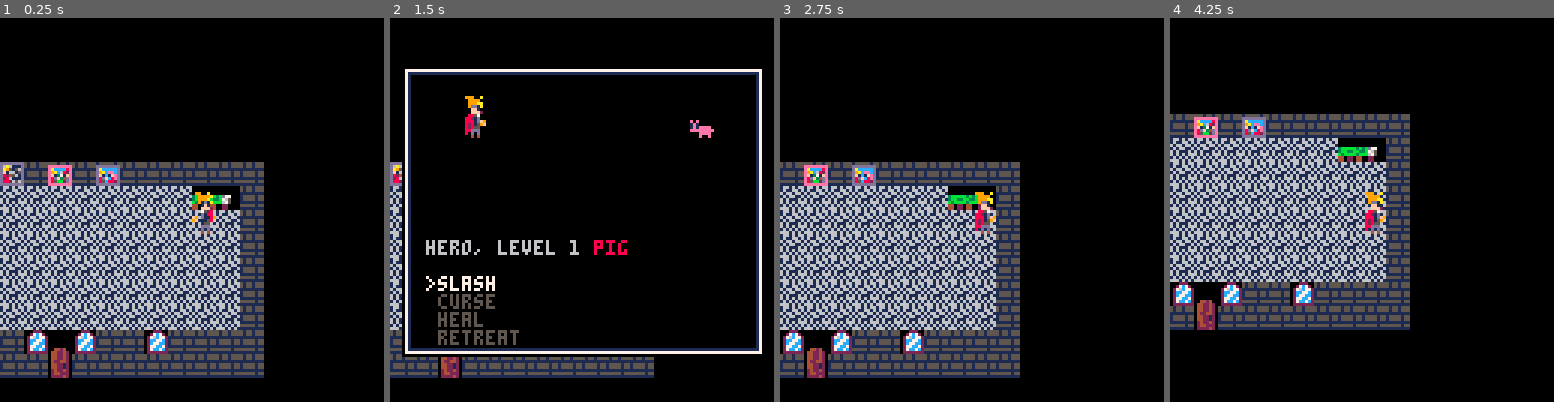
Above: before the commit, frames 1-4 (left to right).
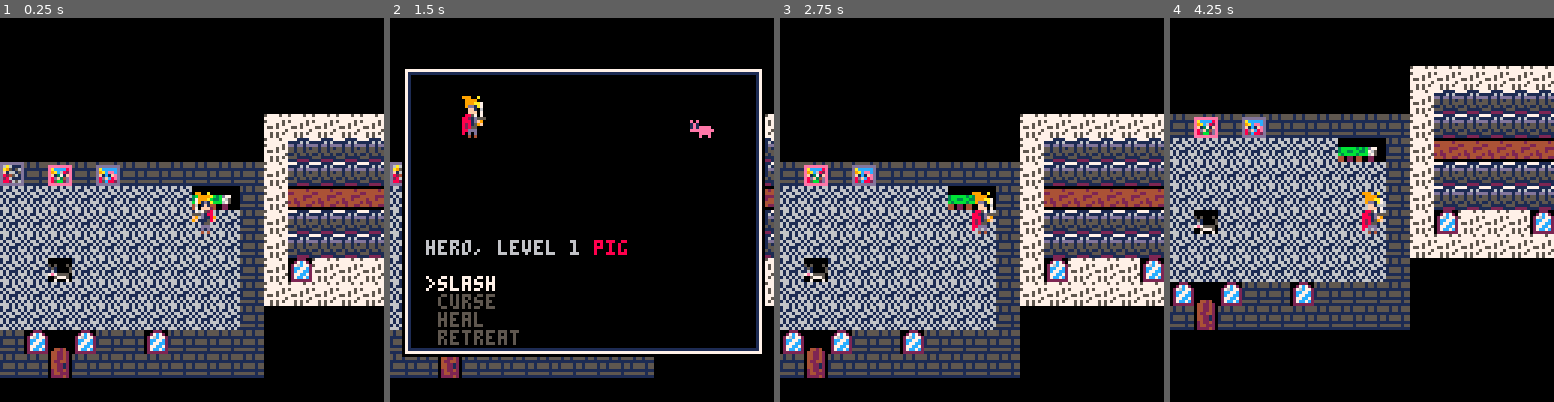
Above: after the commit, the same moments.

Repository: SestrenExsis/LD48_Deeper_and_Deeper
Game: PICO-8 cartridge deeper_ldjam48.p8
Same seed, same stepped clock (60 frames per second), same inputs: the game is played once before the commit and once after it.
Inputs:
- Up to frame 1 (0.25 s): no input
- Up to frame 2 (1.5 s): tap X (X key) at 0.33, 1.07 s; tap O (Z key) at 0.7 s
- Up to frame 3 (2.75 s): hold Right 1.6-2.1 s; tap O (Z key) at 1.7, 2.1, 2.5 s; tap X (X key) at 1.85 s; hold Up 2.15-2.42 s; hold Right from 2.47 s (still down)
- Up to frame 4 (4.25 s): tap O (Z key) every 0.4 s from 2.9 to 4.1 s; tap X (X key) at 2.97, 4.08 s; release Right at 3.03 s; hold Left 3.08-3.58 s; hold Down 3.63-3.97 s; hold Right from 4.02 s (still down)

The runs differ from the first frame. In frame 1, 16% of the frame differs, in the area x 12-100%, y 25-75%; in frame 2, 1.5%; in frame 3, 19%, in the area x 6-100%, y 25-75%; in frame 4, 19%.

Commit message:
Add new sounds and graphics

Diff:
--- a/deeper_ldjam48.p8
+++ b/deeper_ldjam48.p8
@@ -370,46 +370,50 @@
 
 
 __gff__
-0000000000000000000101000000000001000000000000010000000101000000000000010001000000000000010000000101010101010000000000010100000000000000000000000000000000000000000000000000000000000000000000000000000000000000000000000000000000000000000000000000000000000000
+0000000000000000000101010000000001000000000000010000000101000000000000010001000000000000010000000101010000000000000000010100000000000000000000000000000000000000000000000000000000000000000000000000000000000000000000000000000000000000000000000000000000000000
 0000000000000000000000000000000000000000000000000000000000000000000000000000000000000000000000000000000000000000000000000000000000000000000000000000000000000000000000000000000000000000000000000000000000000000000000000000000000000000000000000000000000000000
 __map__
-3227272727272727272727272727272732323232323232323232323232323232323232323232323232323232323232323232323232323232323232323232323232323232323232323232323232323232323232323232323232323232323232323232323232323232323232323232323232323232323232323232323232323232
-2820202020202020202020202020202032323232323232323232323232323232323232323232323232323232323232323232323232323232323232323232323232323232323232323232323232323232323232323232323232323232323232323232323232323232323232323232323232323232323232323232323232323232
-2820202020202020202020202020202032323232323232323232323232323232323232323232323232323232323232323232323232323232323232323232323232323232323232323232323232323232323232323232323232323232323232323232323232323232323232323232323232323232323232323232323232323232
-2820203232323232323232323232323232323232323232323232323232323232323232323232323232323232323232323232323232323232323232323232323232323232323232323232323232323232323232323232323232323232323232323232323232323232323232323232323232323232323232323232323232323232
-2820203232323232323232323232323232323232323232323232323232323232323232323232323232323232323232323232323232323232323232323232323232323232323232323232323232323232323232323232323232323232323232323232323232323232323232323232323232323232323232323232323232323232
-2820203224323232323232323232323232323232323232323232323232323232323232323232323232323232323232323232323232323232323232323232323232323232323232323232323232323232323232323232323232323232323232323232323232323232323232323232323232323232323232323232323232323232
-2820203232323232323232323232323232323232323232323232323232323232323232323232323232323232323232323232323232323232323232323232323232323232323232323232323232323232323232323232323232323232323232323232323232323232323232323232323232323232323232323232323232323232
-2820203232323232322432323232323232323232323232323232323232323232323232323232323232323232323232323232323232323232323232323232323232323232323232323232323232323232323232323232323232323232323232323232323232323232323232323232323232323232323232323232323232323232
-2820203232323232323232323232323232323232323230103232323232323232323232323232323232323232323232323232323232323232323232323232323232323232323232323232323232323232323232323232323232323232323232323232323232323232323232323232323232323232323232323232323232323232
-2820203232323232322332323232323232323232323022221032323232323232323232323232323232323232323232323232323232323232323232323232323232323232323232323232323232323232323232323232323232323232323232323232323232323232323232323232323232323232323232323232323232323232
-2820203232323232302210323232323232323232302222222210323232323232323232323232323232323232323232323232323232323232323232323232323232323232323232323232323232323232323232323232323232323232323232323232323232323232323232323232323232323232323232323232323232323232
-2820200406060630222222101a1a1a1a1a1a3232202020202020323232323232323232323232323232323232323232323232323232323232323232323232323232323232323232323232323232323232323232323232323232323232323232323232323232323232323232323232323232323232323232323232323232323232
-2820201632083220202020201a1a1a1a1a1c3232202020202020323232323232323232323232323232323232323232323232323232323232323232323232323232323232323232323232323232323232323232323232323232323232323232323232323232323232323232323232323232323232323232323232323232323232
-2820201632193226262126261a1a1a1a1a32323220202c2c2020323232323232323232323232323232323232323232323232323232323232323232323232323232323232323232323232323232323232323232323232323232323232323232323232323232323232323232323232323232323232323232323232323232323232
-2820201619323220203120201a1a1a1a1a1b323220203b3c2020323232323232323232323232323232323232323232323232323232323232323232323232323232323232323232323232323232323232323232323232323232323232323232323232323232323232323232323232323232323232323232323232323232323232
-2820201406060615323232321a2a2a1a2a2a3232272732322727323232323232323232323232323232323232323232323232323232323232323232323232323232323232323232323232323232323232323232323232323232323232323232323232323232323232323232323232323232323232323232323232323232323232
-2820203232323232323232090909090909093232323232323232323232323232323232323232323232323232323232323232323232323232323232323232323232323232323232323232323232323232323232323232323232323232323232323232323232323232323232323232323232323232323232323232323232323232
-2820201a1a2a1c2a1a1c1b2a1a2a1a2a2a1a1a32323232323232323232323232323232323232323232323232323232323232323232323232323232323232323232323232323232323232323232323232323232323232323232323232323232323232323232323232323232323232323232323232323232323232323232323232
-2820202a2a2a2a2a2a2a2a2a2a2a2a2a2a2a1a32323232323232323232323232323232323232323232323232323232323232323232323232323232323232323232323232323232323232323232323232323232323232323232323232323232323232323232323232323232323232323232323232323232323232323232323232
-2820202a2a2a2a2a2a2a2a2a2a2a2a2a2a2a1a32323232323232323232323232323232323232323232323232323232323232323232323232323232323232323232323232323232323232323232323232323232323232323232323232323232323232323232323232323232323232323232323232323232323232323232323232
-2820202a2a2a2a2a2a2a2a2a2a2a2a2a2a2a3232323232323232323232323232323232323232323232323232323232323232323232323232323232323232323232323232323232323232323232323232323232323232323232323232323232323232323232323232323232323232323232323232323232323232323232323232
-2820202a2a2a2a2a2a2a2a2a2a2a2a2a2a2a3232323232323232323232323232323232323232323232323232323232323232323232323232323232323232323232323232323232323232323232323232323232323232323232323232323232323232323232323232323232323232323232323232323232323232323232323232
-2820202a2a2a2a2a2a2a2a2a2a2a2a2a2a2a3232323232323232323232323232323232323232323232323232323232323232323232323232323232323232323232323232323232323232323232323232323232323232323232323232323232323232323232323232323232323232323232323232323232323232323232323232
-2820203232323232321a32323232323232323232323232323232323232323232323232323232323232323232323232323232323232323232323232323232323232323232323232323232323232323232323232323232323232323232323232323232323232323232323232323232323232323232323232323232323232323232
-28202032323232321b1a1c323232323232323232323232323232323232323232323232323232323232323232323232323232323232323232323232323232323232323232323232323232323232323232323232323232323232323232323232323232323232323232323232323232323232323232323232323232323232323232
-00000032323232321a1a1a323232323232323232323232323232323232323232323232323232323232323232323232323232323232323232323232323232323232323232323232323232323232323232323232323232323232323232323232323232323232323232323232323232323232323232323232323232323232323232
-00000032323232321a1a1a323232323232323232323232323232323232323232323232323232323232323232323232323232323232323232323232323232323232323232323232323232323232323232323232323232323232323232323232323232323232323232323232323232323232323232323232323232323232323232
-00000032323232321a1a1a323232323232323232323232323232323232323232323232323232323232323232323232323232323232323232323232323232323232323232323232323232323232323232323232323232323232323232323232323232323232323232323232323232323232323232323232323232323232323232
-0000000000000000000000000000000000003232323232323232323232323232323232323232323232323232323232323232323232323232323232323232323232323232323232323232323232323232323232323232323232323232323232323232323232323232323232323232323232323232323232323232323232323232
-0000000000000000000000000000000000003232323232323232323232323232323232323232323232323232323232323232323232323232323232323232323232323232323232323232323232323232323232323232323232323232323232323232323232323232323232323232323232323232323232323232323232323232
-0000000000000000000000000000000000003232323232323232323232323232323232323232323232323232323232323232323232323232323232323232323232323232323232323232323232323232323232323232323232323232323232323232323232323232323232323232323232323232323232323232323232323232
-0000000000000000000000000000000000003232323232323232323232323232323232323232323232323232323232323232323232323232323232323232323232323232323232323232323232323232323232323232323232323232323232323232323232323232323232323232323232323232323232323232323232323232
-…(8 lines of a section not shown)…
+3232323232323232323034343434341032323232323232323232323232323232323232323232323232323232323232323232323232323232323232323232323232323232323232323232323232323232323232323232323232323232323232323232323232323232323232323232323232323232323232323232323232323232
+3232323232323232302222222222222210323232323232323232323232323232323232323232323232323232323232323232323232323232323232323232323232323232323232323232323232323232323232323232323232323232323232323232323232323232323232323232323232323232323232323232323232323232
+32323232323232321e1e1e1e1e1e1e1e1e323232323232323232323232323232323232323232323232323232323232323232323232323232323232323232323232323232323232323232323232323232323232323232323232323232323232323232323232323232323232323232323232323232323232323232323232323232
+32323232323232321e1e1e1e211e1e1e1e323232323232323232323232323232323232323232323232323232323232323232323232323232323232323232323232323232323232323232323232323232323232323232323232323232323232323232323232323232323232323232323232323232323232323232323232323232
+32323232323232321e1e1e1e311e1e1e1e323232323232323232323232323232323232323232323232323232323232323232323232323232323232323232323232323232323232323232323232323232323232323232323232323232323232323232323232323232323232323232323232323232323232323232323232323232
+3232323224323232323232323232323232323232323232323232323232323232323232323232323232323232323232323232323232323232323232323232323232323232323232323232323232323232323232323232323232323232323232323232323232323232323232323232323232323232323232323232323232323232
+3232323232323232323232323232323232323232323232323232323232323232323232323232323232323232323232323232323232323232323232323232323232323232323232323232323232323232323232323232323232323232323232323232323232323232323232323232323232323232323232323232323232323232
+3232323232323232322432323232323232323232323232323232323232323232323232323232323232323232323232323232323232323232323232323232323232323232323232323232323232323232323232323232323232323232323232323232323232323232323232323232323232323232323232323232323232323232
+3232323232323232323232323232323232323232323230103232323232323232323232323232323232323232323232323232323232323232323232323232323232323232323232323232323232323232323232323232323232323232323232323232323232323232323232323232323232323232323232323232323232323232
+3232323232323232322332323232323232323232323022221032323232323232323232323232323232323232323232323232323232323232323232323232323232323232323232323232323232323232323232323232323232323232323232323232323232323232323232323232323232323232323232323232323232323232
+3232323232323232302210323232323232323232302222222210323232323232323232323232323232323232323232323232323232323232323232323232323232323232323232323232323232323232323232323232323232323232323232323232323232323232323232323232323232323232323232323232323232323232
+3232320406060630222222101a1a1a1a1a1a3232202020202020323232323232323232323232323232323232323232323232323232323232323232323232323232323232323232323232323232323232323232323232323232323232323232323232323232323232323232323232323232323232323232323232323232323232
+3232321632083220202020201a1a1a1a1a1c3232202020202020323232323232323232323232323232323232323232323232323232323232323232323232323232323232323232323232323232323232323232323232323232323232323232323232323232323232323232323232323232323232323232323232323232323232
+3232321632193226262126261a1a1a1a1a32323220202c2c2020323232301032323232323232323232323232323232323232323232323232323232323232323232323232323232323232323232323232323232323232323232323232323232323232323232323232323232323232323232323232323232323232323232323232
+3232321619323220203120201a1a1a1a1a1b323220203b3c2020323230222210323232323232323232323232323232323232323232323232323232323232323232323232323232323232323232323232323232323232323232323232323232323232323232323232323232323232323232323232323232323232323232323232
+3232321406060615323232321a2a2a1a2a2a3232272732322727323022222222103232323232323232323232323232323232323232323232323232323232323232323232323232323232323232323232323232323232323232323232323232323232323232323232323232323232323232323232323232323232323232323232
+3232323232323232323232090909090909093232323232323232302222222222221032323232323232323232323232323232323232323232323232323232323232323232323232323232323232323232323232323232323232323232323232323232323232323232323232323232323232323232323232323232323232323232
+3232321a1a2a1c2a1a1c1b2a1a2a1a2a2a1a1a32323232323230222222222222222210323232323232323232323232323232323232323232323232323232323232323232323232323232323232323232323232323232323232323232323232323232323232323232323232323232323232323232323232323232323232323232
+3232322a2a2a2a2a2a2a2a2a2a2a2a2a2a2a1a3232323232321e1e1e1e1e1e1e1e1e1e323232323232323232323232323232323232323232323232323232323232323232323232323232323232323232323232323232323232323232323232323232323232323232323232323232323232323232323232323232323232323232
+3232322a2a2a2a2a2a2a2a2a2a2a2a2a2a2a1a3232323232321e1e1e1e1e1e1e1e1e1e323232323232323232323232323232323232323232323232323232323232323232323232323232323232323232323232323232323232323232323232323232323232323232323232323232323232323232323232323232323232323232
+3232322a2a2a2a2a2a2a2a2a2a2a2a2a2a2a323232323232321e261e262c2c261e261e323232323232323232323232323232323232323232323232323232323232323232323232323232323232323232323232323232323232323232323232323232323232323232323232323232323232323232323232323232323232323232
+3232322a2a2a2a2a2a2a2a2a2a2a2a2a2a2a323232323232321e1e1e1e3b3c1e1e1e1e323232323232323232323232323232323232323232323232323232323232323232323232323232323232323232323232323232323232323232323232323232323232323232323232323232323232323232323232323232323232323232
+3232322a2a2a2a2a2a2a2a2a2a2a2a2a2a2a3232323232323232323232323232323232323232323232323232323232323232323232323232323232323232323232323232323232323232323232323232323232323232323232323232323232323232323232323232323232323232323232323232323232323232323232323232
+3232323232322a2a2a2a2a323232323232323232323232323232323232323232323232323232323232323232323232323232323232323232323232323232323232323232323232323232323232323232323232323232323232323232323232323232323232323232323232323232323232323232323232323232323232323232
+3232323232322a2a2a2a2a323232323232323232323232323232323232323232323232323232323232323232323232323232323232323232323232323232323232323232323232323232323232323232323232323232323232323232323232323232323232323232323232323232323232323232323232323232323232323232
+3232323232322a2a2a2a2a323232323232323232323232323232323232323232323232323232323232323232323232323232323232323232323232323232323232323232323232323232323232323232323232323232323232323232323232323232323232323232323232323232323232323232323232323232323232323232
+3232323232322a2a2a2a2a323232323232323232323232323232323232323232323232323232323232323232323232323232323232323232323232323232323232323232323232323232323232323232323232323232323232323232323232323232323232323232323232323232323232323232323232323232323232323232
+1a2a2a3232322a2a2a2a2a323232323232323232323232323232323232323232323232323232323232323232323232323232323232323232323232323232323232323232323232323232323232323232323232323232323232323232323232323232323232323232323232323232323232323232323232323232323232323232
+2a2a2a2a2a2a2a2a2a2a2a1a1a1a1a1a1a1a1c32323232323232323232323232323232323232323232323232323232323232323232323232323232323232323232323232323232323232323232323232323232323232323232323232323232323232323232323232323232323232323232323232323232323232323232323232
+2a2a2a2a2a2a2a2a2a2a2a1a1a1a1a1a1a1a1a1c323232323232323232323232323232323232323232323232323232323232323232323232323232323232323232323232323232323232323232323232323232323232323232323232323232323232323232323232323232323232323232323232323232323232323232323232
+2a2a2a2a2a2a2a2a2a2a2a1a1a1a1a1a1a1a1a1a1c3232323232323232323232323232323232323232323232323232323232323232323232323232323232323232323232323232323232323232323232323232323232323232323232323232323232323232323232323232323232323232323232323232323232323232323232
+2a2a2a2a2a2a2a2a2a2a2a1a1a1a1a1a1a1a1a1a1a1c32323232323232323232323232323232323232323232323232323232323232323232323232323232323232323232323232323232323232323232323232323232323232323232323232323232323232323232323232323232323232323232323232323232323232323232
+…(12 lines of a section not shown)…
Not shown, changed: 57 lines of the sprite sheet (__gfx__) section of deeper_ldjam48.p8
Not shown, changed: the music (__music__) section of deeper_ldjam48.p8
Not shown, changed: the sound effects (__sfx__) section of deeper_ldjam48.p8
